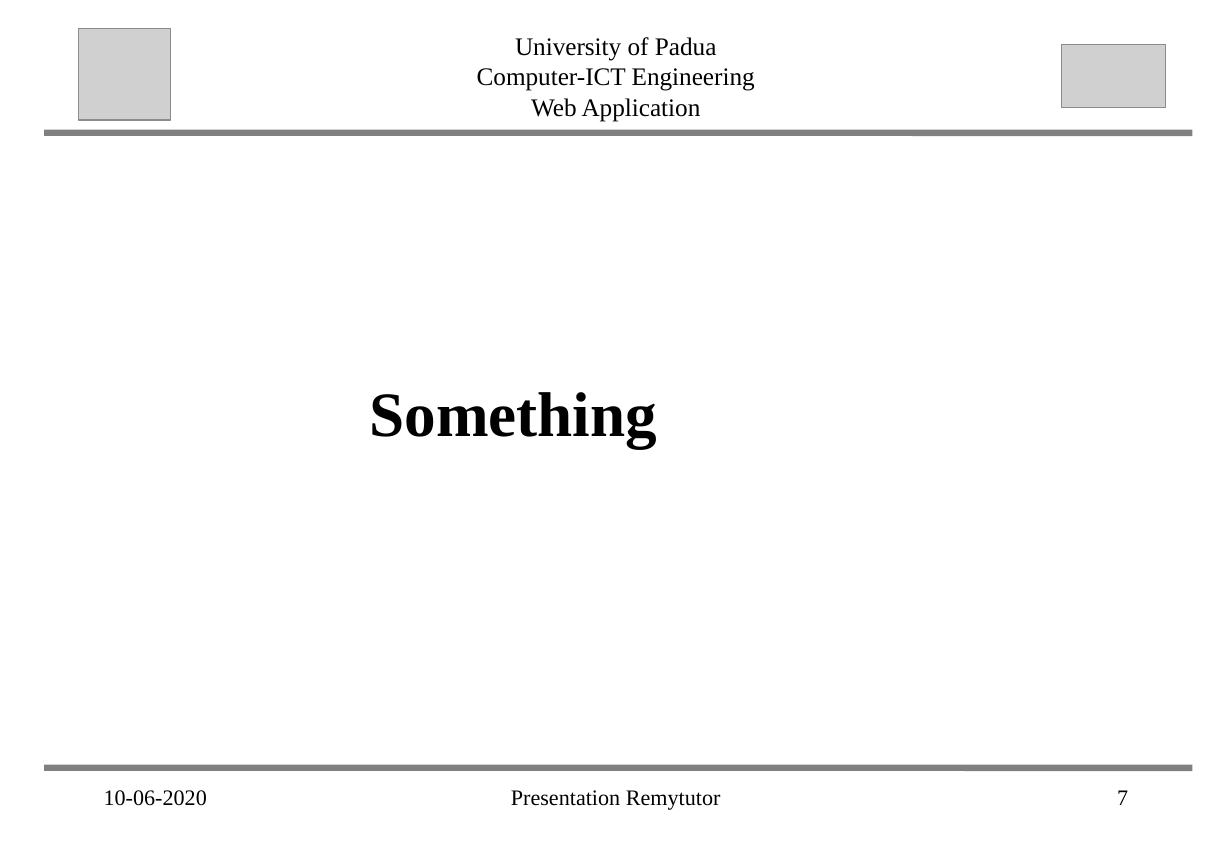
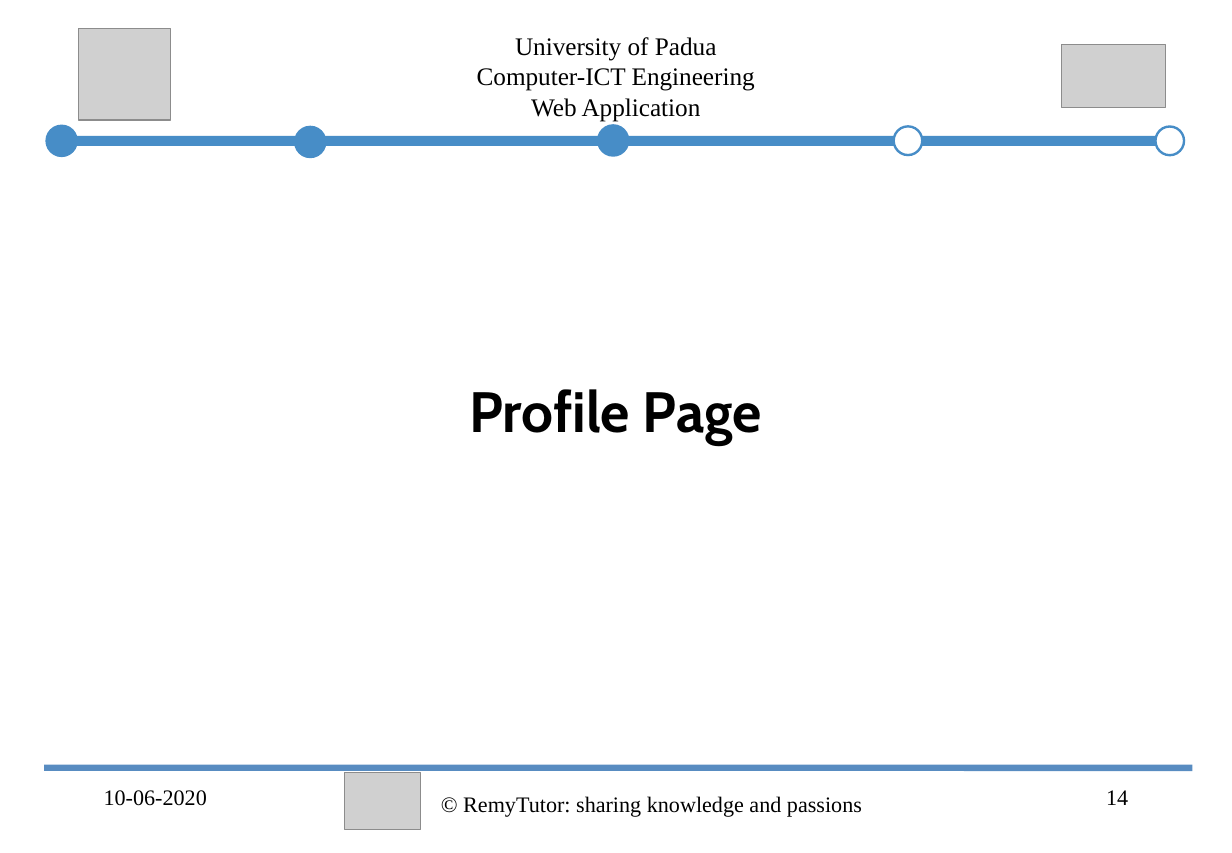
Before and after one commit to abahmadb/Web-Applications, a slide deck: slide 14 of HW2-RemuTutor-2019-2020 - Ahmad.ppt (slide 7 before the commit). Drawn at 1232x853 pixels with LibreOffice and Linux fonts; fonts in the diff are those of the drawing; grey boxes stand for pictures. Boxes give left, top, right and bottom in pixels: in the first picture for what was removed or moved away, otherwise in the second. Text is boxed around its words. In the diff, an @@ line names an element or a change of style, - is before the commit and + after.

```diff
--- a/HW2-RemuTutor-2019-2020 - Ahmad.ppt
+++ b/HW2-RemuTutor-2019-2020 - Ahmad.ppt
@@ line moved from (48, 133) - (1189, 133) to (59, 141) - (1167, 141) @@
@@ line (59, 141) - (1167, 141): stroke #808080 4 pt to #478DC7 6.24 pt @@
@@ group added at (x1=50, y1=126, x2=1183, y2=155): 5 ellipses @@
@@ text added at (x1=469, y1=389, x2=762, y2=444), 36 pt, text #000000, bold @@
+Profile Page
@@ text removed at (x1=369, y1=392, x2=657, y2=448) @@
-Something
@@ line (48, 767) - (1189, 767): stroke #808080 4 pt to #588CC1 4 pt @@
@@ picture added at (x1=344, y1=772, x2=421, y2=829) @@
@@ text at (x1=463, y1=796, x2=862, y2=817): text changed @@
-Presentation Remytutor
+© RemyTutor: sharing knowledge and passions
@@ page number at (x1=1106, y1=790, x2=1128, y2=805): text changed @@
-7
+14
```
Also in this commit, not shown: 11 other slides changed, 15 slides added, 28 other files.
